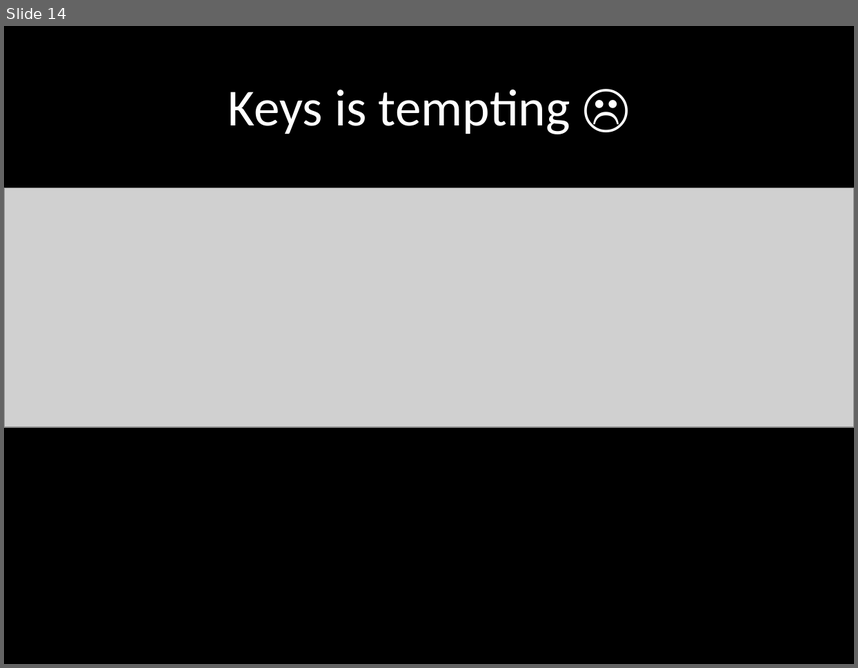
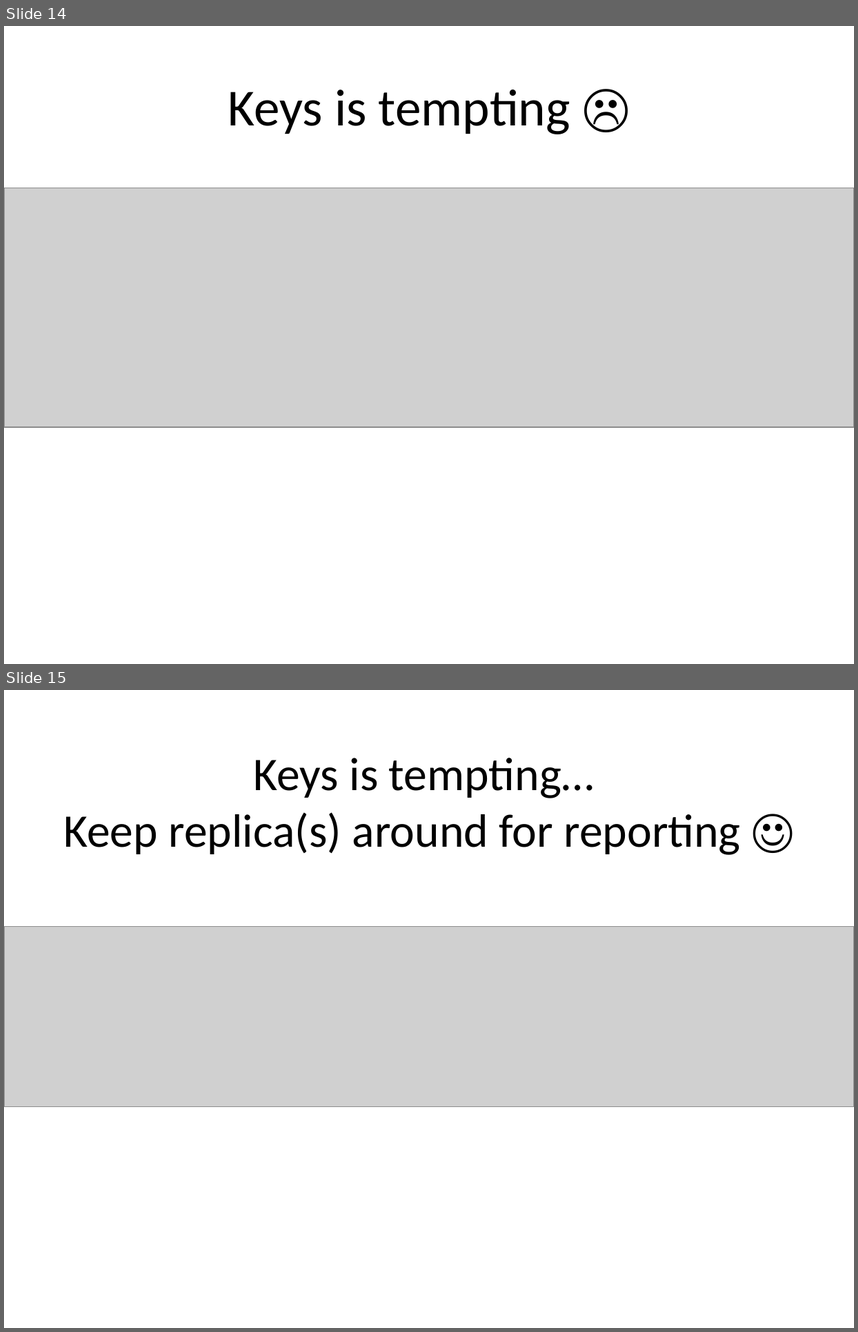
Before and after one commit to redsquirrel/redis-at-groupon, a slide deck: redis-groupon.pptx. Shown one above the other, each under a label of ours: slide 14 before the commit, slides 14 and 15 after it. The pictures are 858x668 and 858x1332 pixels, drawn with LibreOffice and Linux fonts; fonts in the diff are those of the drawing; grey boxes stand for pictures. Boxes give left, top, right and bottom in pixels: in the first picture for what was removed or moved away, otherwise in the second. Text is boxed around its words. In the diff, an @@ line names an element or a change of style, - is before the commit and + after.

```diff
--- a/redis-groupon.pptx
+++ b/redis-groupon.pptx
@@ slide 15 added at (x1=4, y1=690, x2=854, y2=1328), background #FFFFFF @@
@@ title added at (x1=63, y1=758, x2=740, y2=855), 39.6 pt, text #000000 @@
+Keys is tempting…
+Keep replica(s) around for reporting ☺
@@ picture added at (x1=4, y1=926, x2=854, y2=1107) @@
@@ slide 14 changed as well @@
@@ background #000000 to #FFFFFF @@
@@ title "Keys is tempting ☹" at (x1=228, y1=89, x2=570, y2=134): text colour #FFFFFF to #000000 @@
```
Also in this commit, not shown: 19 other slides changed, 4 other slides added, 4 slides removed.
